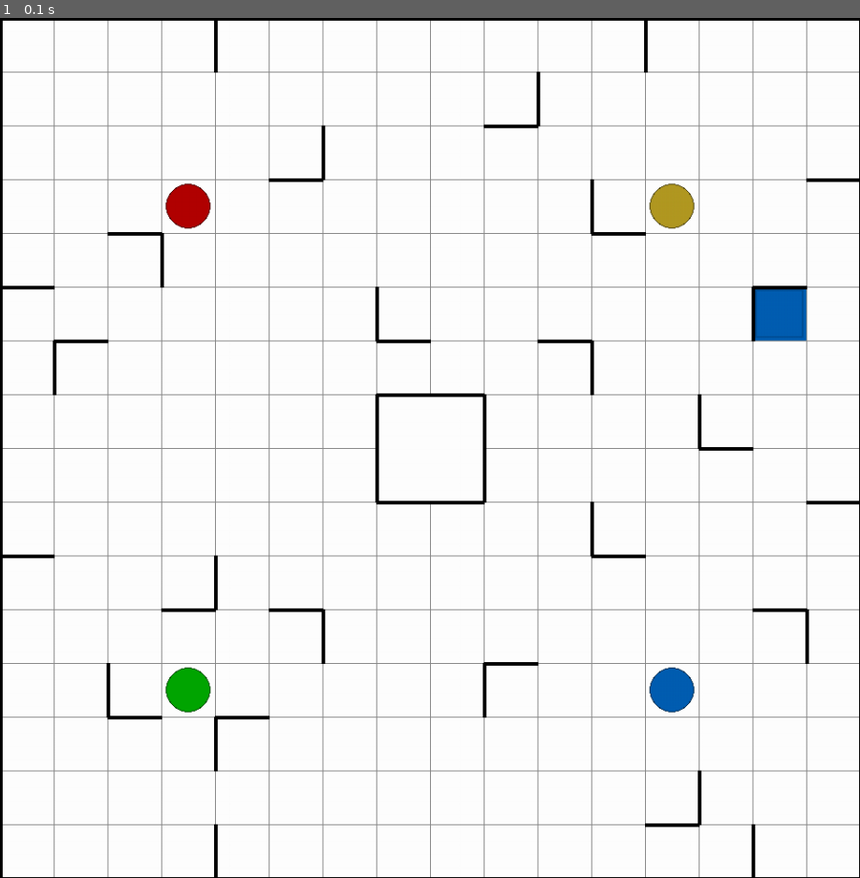
Above: before the commit, frame 1.
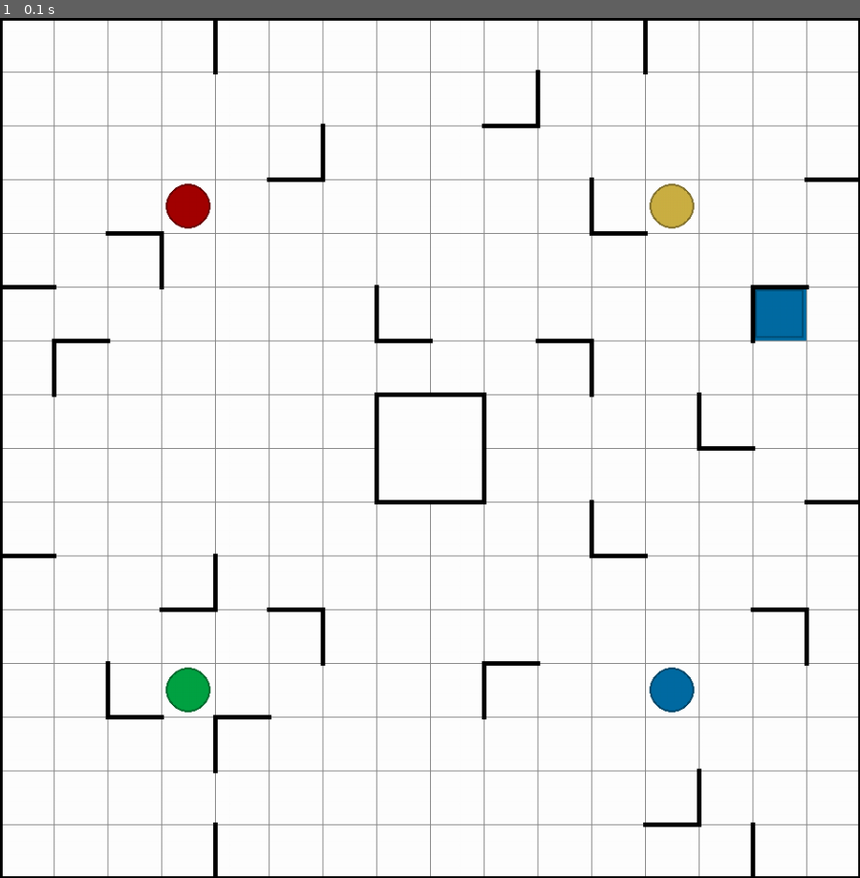
Above: after the commit, the same moment.

Repository: mortimervonchappuis/Rasende-Roboter
Game: pygame game, started from main.py
Two runs of this game, one before a commit and one after it. Both use one fixed random seed, a clock stepped at 60 frames per second and the inputs below.
Inputs:
- Up to frame 1 (0.1 s): no input

The runs differ from the first frame. In frame 1, 1.4% of the frame differs, in the area x 0-100%, y 0-100%.

Commit message:
small fixes

Diff:
--- a/grid.py
+++ b/grid.py
@@ -1,4 +1,5 @@
 from colorama import Fore
+
 
 class Grid:
 	def __init__(self, quaters):
--- a/main.py
+++ b/main.py
@@ -24,6 +24,7 @@
 	└─{0}─┘
 """.format(len(title)*'─', title.upper()))
 
+
 os.system('clear')
 print_title('RICOCHET ROBOT')
 print(MAN)
@@ -36,19 +37,22 @@
 SIZE = WIDTH, HEIGHT = CELL_W * 16, CELL_H * 16
 
 # LINES
-SMALL = 1
+TINY = 1
+SMALL = 2
 MEDIUM = 3
 LARGE = 4
 BIG = 5
+
+LINE_W = BIG
 
 # COLOURS
 BLACK  = [0x00, 0x00, 0x00]
 GREY   = [0x88, 0x88, 0x88]
 WHITE  = [0xff, 0xff, 0xff]
-RED    = [0xff, 0x00, 0x00]
-GREEN  = [0x00, 0xee, 0x00]
-YELLOW = [0xff, 0xdd , 0x33]
-BLUE   = [0x00, 0x88, 0xff]
+RED    = [0xcc, 0x00, 0x00]
+GREEN  = [0x00, 0xcc, 0x55]
+YELLOW = [0xff, 0xdd , 0x55]
+BLUE   = [0x00, 0x88, 0xcc]
 
 DARK = lambda c, l=0.7: [int(c[0] * l), int(c[1] * l), int(c[2] * l)]
 
@@ -97,9 +101,9 @@
 	if STATE['target'] is not None:
 		target = STATE['target']
 		j, i = target.pos
-		pygame.draw.rect(screen, DARK(COLOURS[target.colour], 0.7), (i * CELL_H, j * CELL_W, CELL_H, CELL_W))
+		pygame.draw.rect(screen, DARK(COLOURS[target.colour], 0.8), (i * CELL_H, j * CELL_W, CELL_H, CELL_W))
 		pygame.draw.rect(screen, DARK(COLOURS[target.colour], 0.6), (i * CELL_H + MEDIUM, j * CELL_W + MEDIUM, CELL_H - 2 * MEDIUM, CELL_W - 2 * MEDIUM))
-		pygame.draw.rect(screen, DARK(COLOURS[target.colour], 0.7), (i * CELL_H + BIG, j * CELL_W + BIG, CELL_H - 2 * BIG, CELL_W - 2 * BIG))
+		pygame.draw.rect(screen, DARK(COLOURS[target.colour], 0.8), (i * CELL_H + BIG, j * CELL_W + BIG, CELL_H - 2 * BIG, CELL_W - 2 * BIG))
 
 	if STATE['counter']:
 		font = pygame.font.SysFont(None, 128)
@@ -110,23 +114,23 @@
 		if i != 8:
 			pygame.draw.line(screen, GREY,
 				(0, i * CELL_W),
-				(HEIGHT, i * CELL_W), SMALL)
+				(HEIGHT, i * CELL_W), TINY)
 			pygame.draw.line(screen, GREY,
 				(i * CELL_H, 0),
-				(i * CELL_H, WIDTH), SMALL)
+				(i * CELL_H, WIDTH), TINY)
 		else:
 			pygame.draw.line(screen, GREY,
 				(0, i * CELL_W),
-				(7 * CELL_H, i * CELL_W), SMALL)
+				(7 * CELL_H, i * CELL_W), TINY)
 			pygame.draw.line(screen, GREY,
 				(9 * CELL_H, i * CELL_W),
-				(HEIGHT, i * CELL_W), SMALL)
+				(HEIGHT, i * CELL_W), TINY)
 			pygame.draw.line(screen, GREY,
 				(i * CELL_H, 0),
-				(i * CELL_H, 7 * CELL_W), SMALL)
+				(i * CELL_H, 7 * CELL_W), TINY)
 			pygame.draw.line(screen, GREY,
 				(i * CELL_H, 9 * CELL_W),
-				(i * CELL_H, WIDTH), SMALL)
+				(i * CELL_H, WIDTH), TINY)
 
 	for i in range(16):
 		for j in range(16):
@@ -135,24 +139,24 @@
 			# WALLS
 			if square.north:
 				pygame.draw.line(screen, BLACK,
-					(j * CELL_H, i * CELL_W),
-					((j + 1) * CELL_H, i * CELL_W),
-					LARGE)
+					(j * CELL_H - LINE_W//2, i * CELL_W),
+					((j + 1) * CELL_H + LINE_W//2, i * CELL_W),
+					LINE_W)
 			if square.east:
 				pygame.draw.line(screen, BLACK,
-					((j + 1) * CELL_H, i * CELL_W),
-					((j + 1) * CELL_H, (i + 1) * CELL_W),
-					LARGE)
+					((j + 1) * CELL_H, i * CELL_W - LINE_W//2),
+					((j + 1) * CELL_H, (i + 1) * CELL_W + LINE_W//2),
+					LINE_W)
 			if square.south:
 				pygame.draw.line(screen, BLACK,
-					(j * CELL_H, (i + 1) * CELL_W),
-					((j + 1) * CELL_H, (i + 1) * CELL_W),
-					LARGE)
+					(j * CELL_H - LINE_W//2, (i + 1) * CELL_W),
+					((j + 1) * CELL_H + LINE_W//2, (i + 1) * CELL_W),
+					LINE_W)
 			if square.west:
 				pygame.draw.line(screen, BLACK,
-					(j * CELL_H, i * CELL_W),
-					(j * CELL_H, (i + 1) * CELL_W),
-					LARGE)
+					(j * CELL_H, i * CELL_W - LINE_W//2),
+					(j * CELL_H, (i + 1) * CELL_W + LINE_W//2),
+					LINE_W)
 
 
 def draw_figures():
@@ -162,10 +166,10 @@
 		for j in range(16):
 			if (figure := grid[i, j].figure) is not None:
 				colour = COLOURS[figure.colour]
-				pygame.draw.circle(screen, DARK(colour, 0.3),
+				pygame.draw.circle(screen, DARK(colour, 0.5),
 					(j * CELL_H + CELL_H//2, i * CELL_W + CELL_W//2),
 					min(CELL_H, CELL_W)//2 - BIG)
-				pygame.draw.circle(screen, DARK(colour, 0.7),
+				pygame.draw.circle(screen, DARK(colour, 0.8),
 					(j * CELL_H + CELL_H//2, i * CELL_W + CELL_W//2),
 					min(CELL_H, CELL_W)//2 - BIG - SMALL)
 
@@ -207,7 +211,7 @@
 while True:
 	for event in pygame.event.get():
 		if event.type == pygame.QUIT:
-			print()
+			os.system('clear')
 			quit()
 		elif event.type == 5 and STATE['mode'] in ('figure', 'direction'):
 			i, j = translate(event.__dict__['pos'])
@@ -222,9 +226,9 @@
 						pygame.draw.circle(screen, DARK(colour, 0.3),
 							(y * CELL_H + CELL_H//2, x * CELL_W + CELL_W//2),
 							min(CELL_H, CELL_W)//5 - BIG)
-						pygame.draw.circle(screen, DARK(colour, 0.7),
+						pygame.draw.circle(screen, DARK(colour, 0.8),
 							(y * CELL_H + CELL_H//2, x * CELL_W + CELL_W//2),
-							min(CELL_H, CELL_W)//5 - BIG - SMALL)
+							min(CELL_H, CELL_W)//5 - BIG - TINY)
 						pygame.draw.line(screen,
 							DARK(colour),
 							translate_inv((i, j)),
@@ -235,14 +239,14 @@
 		elif event.type == 2:
 			key = event.__dict__['key']
 			if key == 27:
-				print()
+				os.system('clear')
 				quit()
 			if key == 32:
 				STATE['countdown'] = not STATE['countdown']
 				if STATE['countdown']:
 					Thread(target=countdown).start()
 			if key == 13 and STATE['mode'] == 'validate':
-				quater = choice(grid.quaters)
+				quater = choice([quater for quater in grid.quaters if any(square.figure is None or square.figure.colour != square.colour for square in quater.colours)])
 				STATE['target'] = choice([square for square in quater.colours if square.figure is None or square.figure.colour != square.colour])
 				STATE['mode'] = 'figure'
 				STATE['counter'] = 0
@@ -264,12 +268,14 @@
 				draw_figures()
 				update()
 			if key not in directions or STATE['mode'] != 'direction':
-				continue
+				break
 			direction = directions[key]
 			origin = STATE['position']
 			destination = STATE['movements'][direction]
 			if destination is not None:
 				grid[destination].figure = grid[origin].figure
+				if origin  == destination:
+					raise Exception('ARGH')
 				grid[origin].figure = None
 				STATE['counter'] += 1
 				target = STATE['target']
@@ -287,9 +293,9 @@
 						pygame.draw.circle(screen, DARK(colour, 0.3),
 							(j * CELL_H + CELL_H//2, i * CELL_W + CELL_W//2),
 							min(CELL_H, CELL_W)//5 - BIG)
-						pygame.draw.circle(screen, DARK(colour, 0.7),
+						pygame.draw.circle(screen, DARK(colour, 0.8),
 							(j * CELL_H + CELL_H//2, i * CELL_W + CELL_W//2),
-							min(CELL_H, CELL_W)//5 - BIG - SMALL)
+							min(CELL_H, CELL_W)//5 - BIG - TINY)
 				STATE['position'] = destination
 
 				if target is not None and target.figure is not None and target.figure.colour == target.colour:
